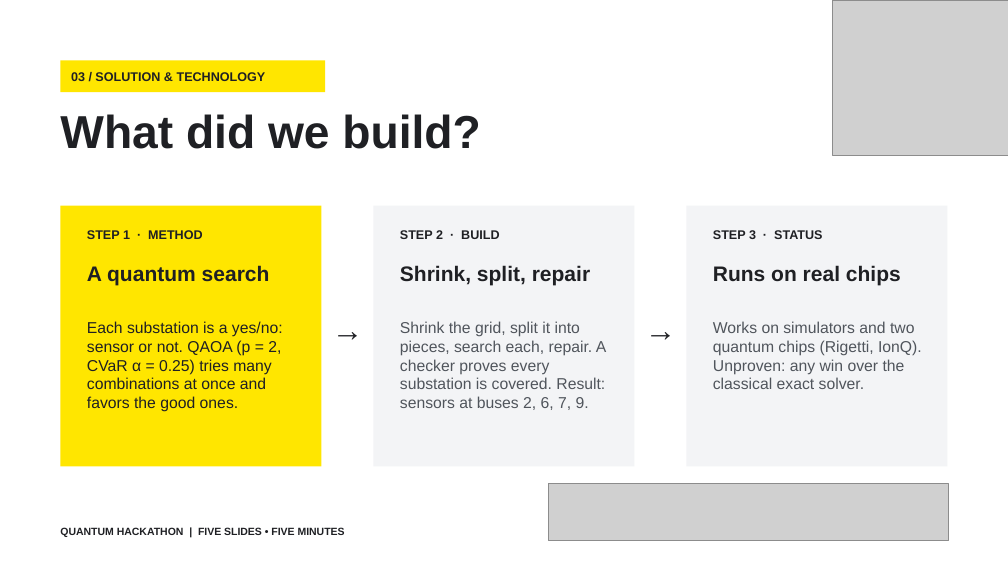
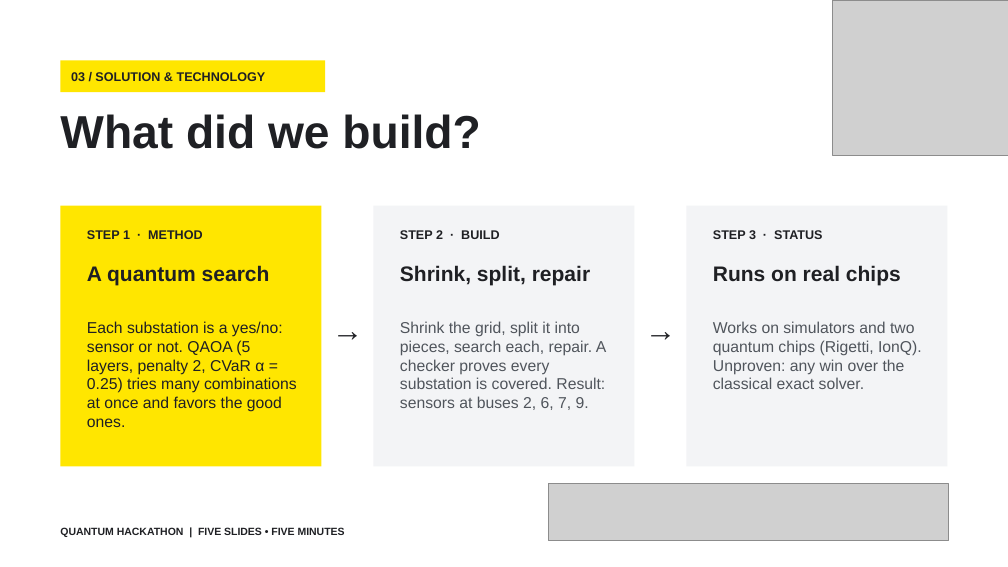
Before and after one commit to maalik313/pmu-placement-team, a slide deck: slide 4 of docs/deck/Tiger_Qubits_Pitch_template.pptx. Drawn at 1008x567 pixels with LibreOffice and Linux fonts; fonts in the diff are those of the drawing; grey boxes stand for pictures. Boxes give left, top, right and bottom in pixels: in the first picture for what was removed or moved away, otherwise in the second. Text is boxed around its words. In the diff, an @@ line names an element or a change of style, - is before the commit and + after.

```diff
--- a/docs/deck/Tiger_Qubits_Pitch_template.pptx
+++ b/docs/deck/Tiger_Qubits_Pitch_template.pptx
@@ text at [87, 321, 297, 427]: text changed @@
-Each substation is a yes/no: sensor or not. QAOA (p = 2, CVaR α = 0.25) tries many combinations at once and favors the good ones.
+Each substation is a yes/no: sensor or not. QAOA (5 layers, penalty 2, CVaR α = 0.25) tries many combinations at once and favors the good ones.
```
Also in this commit, not shown: 1 other file.
